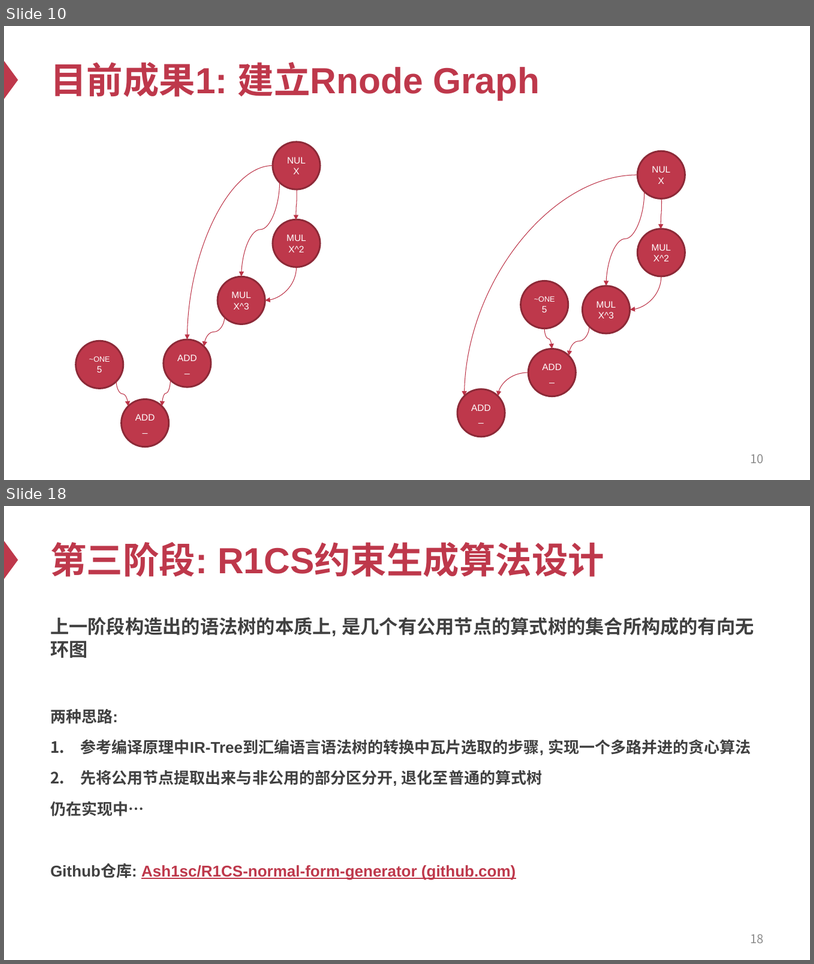
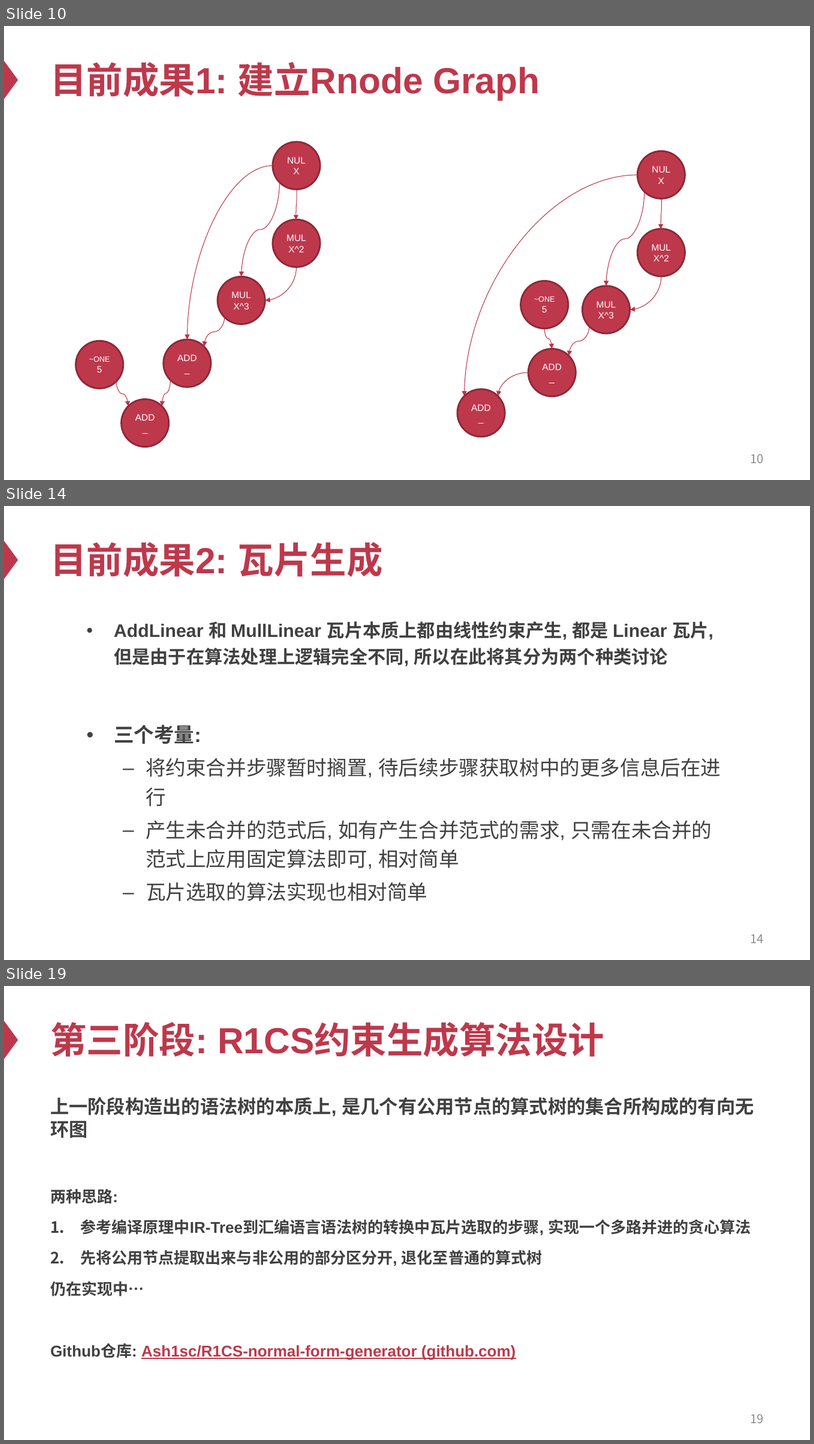
Before and after one commit to Ash1sc/R1CS-normal-form-generator, a slide deck: meeting_docs/中期答辩/中期答辩PPT.pptx. Shown one above the other, each under a label of ours: slides 10 and 18 before the commit, slides 10, 14 and 19 after it; the slides between them are not shown. The pictures are 814x964 and 814x1444 pixels, drawn with LibreOffice and Linux fonts; fonts in the diff are those of the drawing. Boxes give left, top, right and bottom in pixels: in the first picture for what was removed or moved away, otherwise in the second. Text is boxed around its words. In the diff, an @@ line names an element or a change of style, - is before the commit and + after.

```diff
--- a/meeting_docs/中期答辩/中期答辩PPT.pptx
+++ b/meeting_docs/中期答辩/中期答辩PPT.pptx
@@ slide 14 added at (x1=4, y1=506, x2=810, y2=960), background #FFFFFF; not listed: 1 template element that a slide beside it also shows @@
@@ title added at (x1=50, y1=542, x2=383, y2=577), 43.2 pt, text #BE384B, bold @@
+目前成果2: 瓦片生成
@@ text added at (x1=114, y1=621, x2=721, y2=901), 24 pt, text #404040 @@
+• AddLinear 和 MullLinear 瓦片本质上都由线性约束产生, 都是 Linear 瓦片, 但是由于在算法处理上逻辑完全不同, 所以在此将其分为两个种类讨论
+• 三个考量:
+  – 将约束合并步骤暂时搁置, 待后续步骤获取树中的更多信息后在进行
+  – 产生未合并的范式后, 如有产生合并范式的需求, 只需在未合并的范式上应用固定算法即可, 相对简单
+  – 瓦片选取的算法实现也相对简单
@@ page number added at (x1=750, y1=934, x2=764, y2=943), 14.4 pt, text #8C8C8C @@
+14
@@ what was slide 18 is now slide 19 @@
@@ page number at (x1=750, y1=1414, x2=764, y2=1423): text changed @@
-18
+19
```
Also in this commit, not shown: 4 slides changed, 3 other slides added, 3 slides removed.
